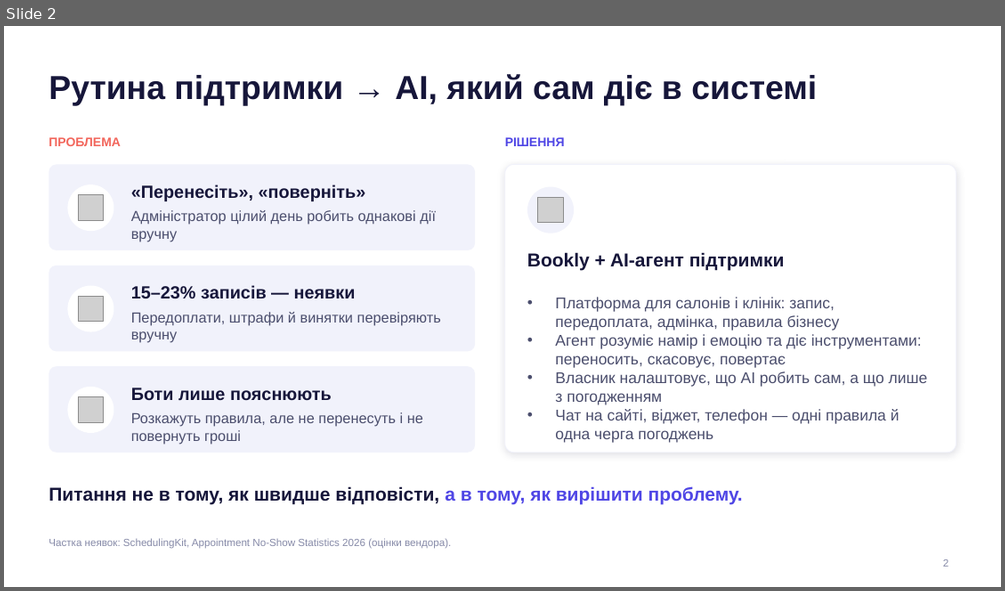
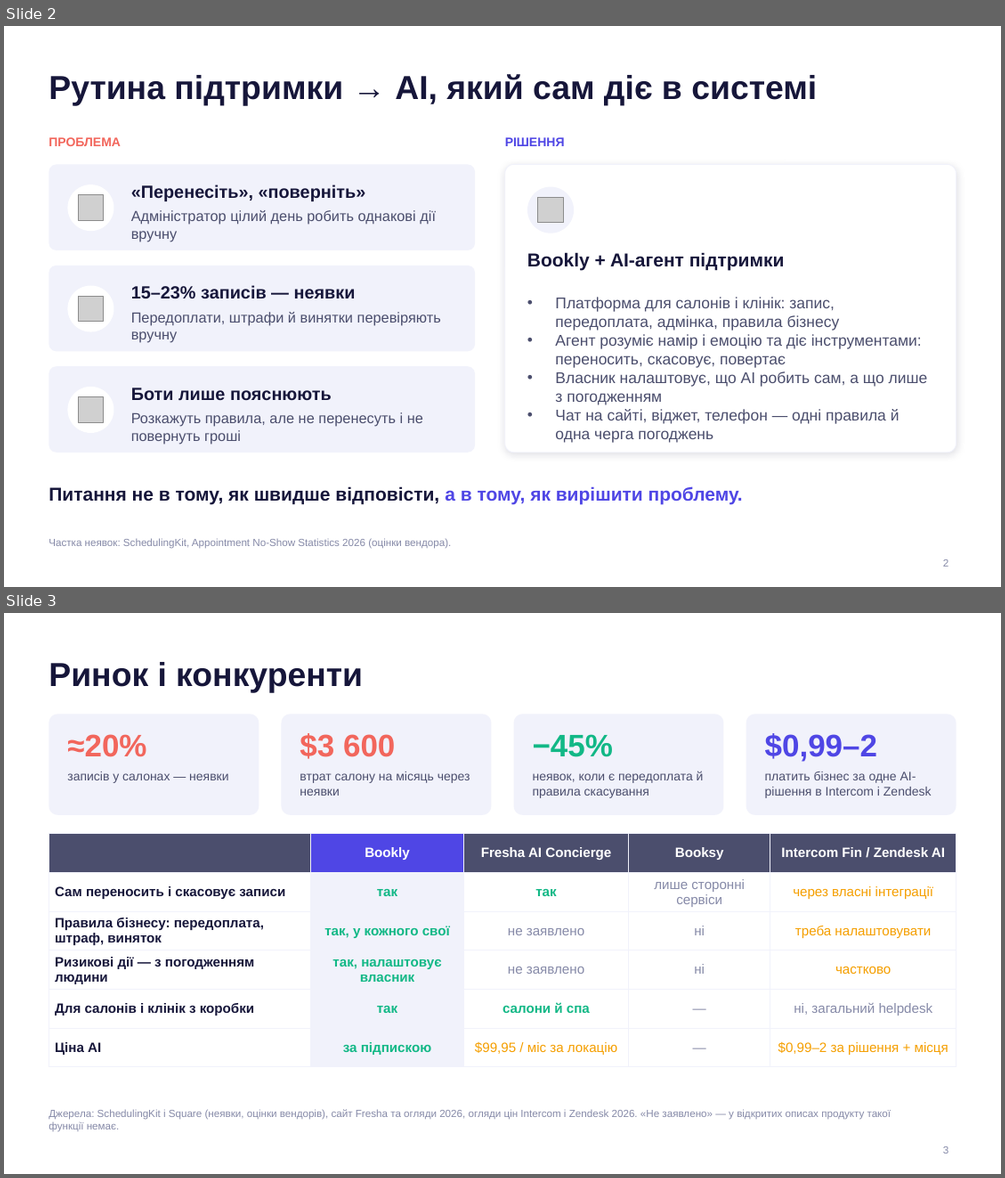
Before and after one commit to redrembo24680/polytech_hack, a slide deck: presentation/Bookly-pitch.pptx. Shown one above the other, each under a label of ours: slide 2 before the commit, slides 2 and 3 after it. The pictures are 1005x591 and 1005x1178 pixels, drawn with LibreOffice and Linux fonts; fonts in the diff are those of the drawing; grey boxes stand for pictures. Boxes give left, top, right and bottom in pixels: in the first picture for what was removed or moved away, otherwise in the second. Text is boxed around its words. In the diff, an @@ line names an element or a change of style, - is before the commit and + after.

```diff
--- a/presentation/Bookly-pitch.pptx
+++ b/presentation/Bookly-pitch.pptx
@@ slide 3 added at box(4, 613, 1001, 1174), background #FFFFFF @@
@@ title added at box(48, 662, 363, 692), 32 pt, text #16163A, bold @@
+Ринок і конкуренти
@@ rounded rectangle added at box(48, 714, 259, 815), fill #F1F2FB @@
@@ rounded rectangle added at box(282, 714, 492, 815), fill #F1F2FB @@
@@ rounded rectangle added at box(514, 714, 724, 815), fill #F1F2FB @@
@@ rounded rectangle added at box(745, 714, 956, 815), fill #F1F2FB @@
@@ text added at box(67, 734, 146, 757), 30 pt, text #F2665C, bold @@
+≈20%
@@ text added at box(299, 733, 395, 759), 30 pt, text #F2665C, bold @@
+$3 600
@@ text added at box(533, 734, 613, 757), 30 pt, text #12B886, bold @@
+−45%
@@ text added at box(765, 733, 877, 762), 30 pt, text #4F46E5, bold @@
+$0,99–2
@@ text added at box(67, 771, 228, 783), 12 pt, text #4B4E6D @@
+записів у салонах — неявки
@@ text added at box(299, 771, 470, 795), 12 pt, text #4B4E6D @@
+втрат салону на місяць через неявки
@@ text added at box(533, 771, 704, 798), 12 pt, text #4B4E6D @@
+неявок, коли є передоплата й правила скасування
@@ text added at box(765, 771, 931, 798), 12 pt, text #4B4E6D @@
+платить бізнес за одне AI-рішення в Intercom і Zendesk
@@ table added at box(48, 834, 956, 1058), 6 rows, 5 columns @@
+ | Bookly | Fresha AI Concierge | Booksy | Intercom Fin / Zendesk AI
+Сам переносить і скасовує записи | так | так | лише сторонні сервіси | через власні інтеграції
+Правила бізнесу: передоплата, штраф, виняток | так, у кожного свої | не заявлено | ні | треба налаштовувати
+Ризикові дії — з погодженням людини | так, налаштовує власник | не заявлено | ні | частково
+Для салонів і клінік з коробки | так | салони й спа | — | ні, загальний helpdesk
+Ціна AI | за підпискою | $99,95 / міс за локацію | — | $0,99–2 за рішення + місця
@@ text added at box(48, 1109, 891, 1132), 10 pt, text #868AA8 @@
+Джерела: SchedulingKit і Square (неявки, оцінки вендорів), сайт Fresha та огляди 2026, огляди цін Intercom і Zendesk 2026. «Не заявлено» — у відкритих описах продукту такої функції немає.
@@ page number added at box(943, 1146, 948, 1153), 10 pt, text #868AA8 @@
+3
```
Also in this commit, not shown: 1 slide changed, 1 slide removed, 2 other files.
